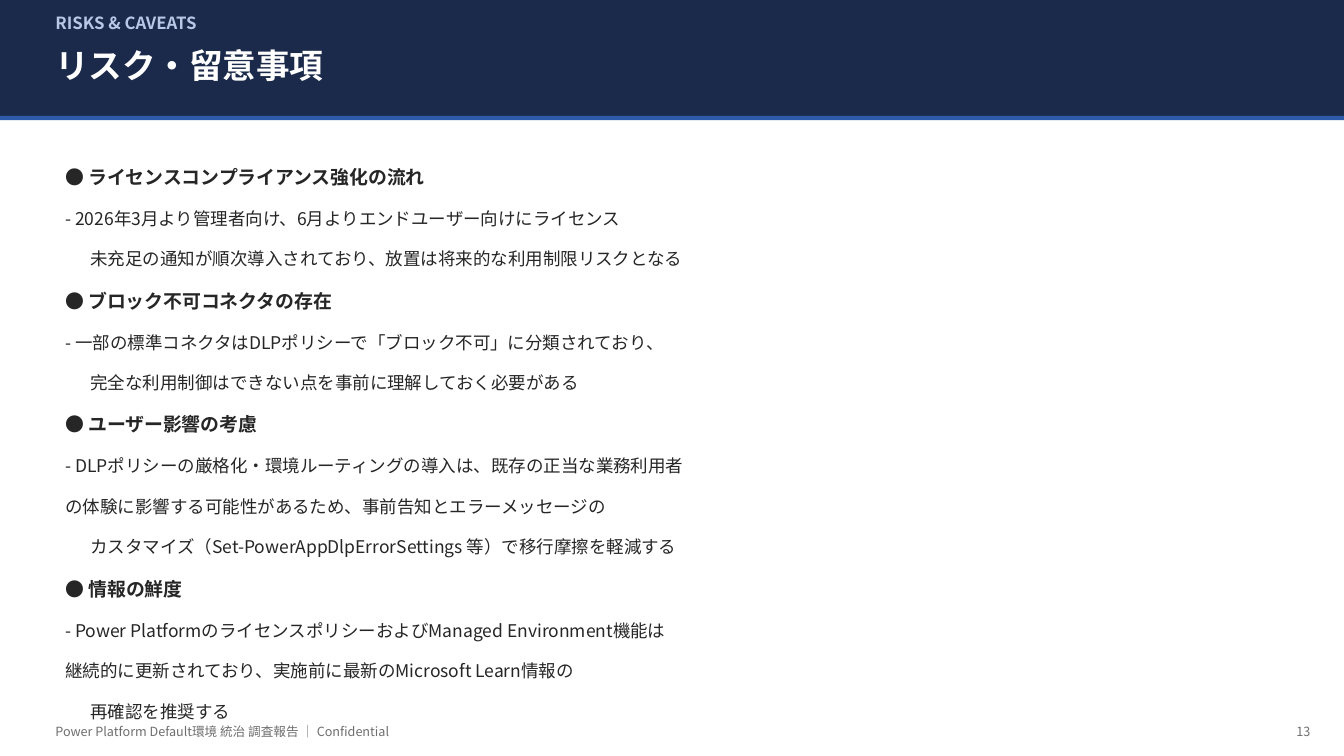
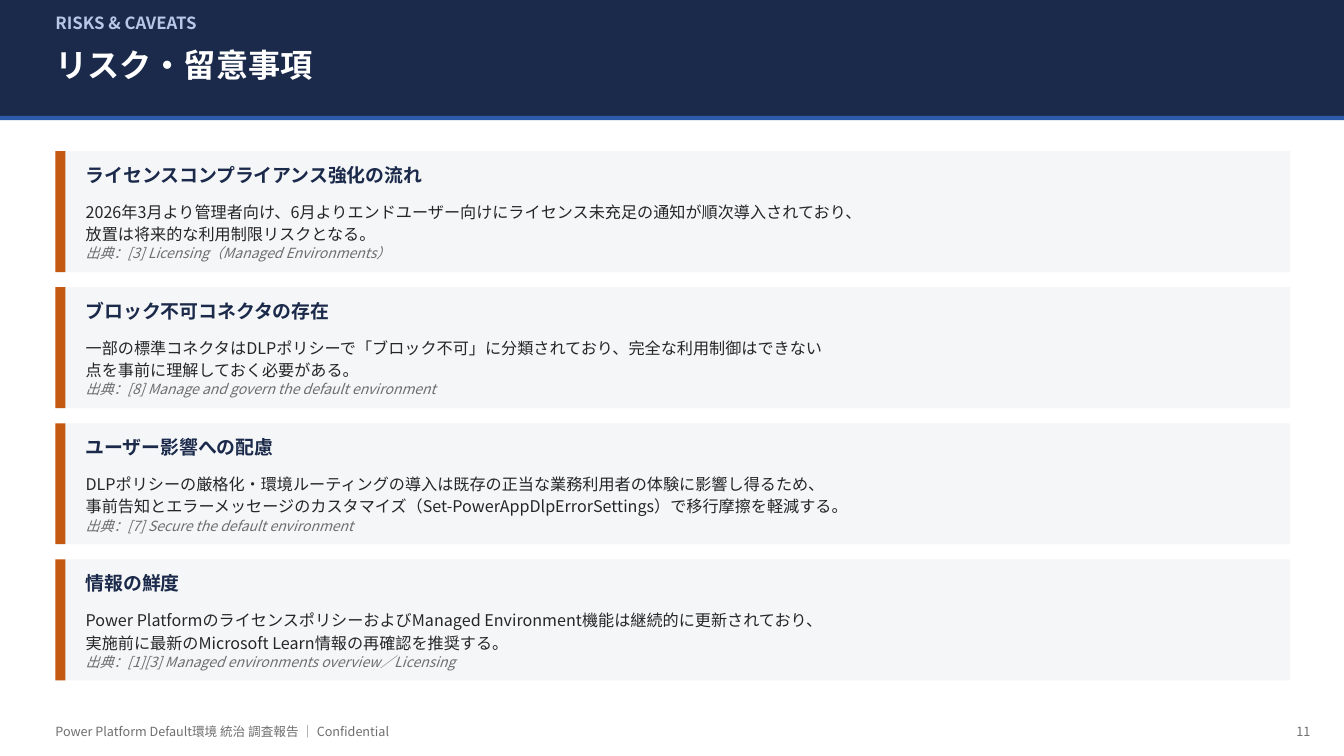
Before and after one commit to takuyanakamura881awc-beep/awc-naka881-repo, a slide deck: slide 11 of docs/PowerPlatform_DefaultEnv_Governance_Report.pptx (slide 13 before the commit). Drawn at 1344x756 pixels with LibreOffice and Linux fonts; fonts in the diff are those of the drawing. Boxes give left, top, right and bottom in pixels: in the first picture for what was removed or moved away, otherwise in the second. Text is boxed around its words. In the diff, an @@ line names an element or a change of style, - is before the commit and + after.

```diff
--- a/docs/PowerPlatform_DefaultEnv_Governance_Report.pptx
+++ b/docs/PowerPlatform_DefaultEnv_Governance_Report.pptx
@@ text "リスク・留意事項" at [55, 49, 312, 80]: size 24 to 23 pt @@
@@ rectangle added at [55, 151, 1291, 272], fill #F5F6F8 @@
@@ rectangle added at [55, 151, 66, 272], fill #C45911 @@
@@ text removed at [65, 168, 683, 720] @@
-● ライセンスコンプライアンス強化の流れ
-- 2026年3月より管理者向け、6月よりエンドユーザー向けにライセンス
-未充足の通知が順次導入されており、放置は将来的な利用制限リスクとなる
-● ブロック不可コネクタの存在
-- 一部の標準コネクタはDLPポリシーで「ブロック不可」に分類されており、
-完全な利用制御はできない点を事前に理解しておく必要がある
-● ユーザー影響の考慮
-- DLPポリシーの厳格化・環境ルーティングの導入は、既存の正当な業務利用者
-の体験に影響する可能性があるため、事前告知とエラーメッセージの
-カスタマイズ（Set-PowerAppDlpErrorSettings 等）で移行摩擦を軽減する
-● 情報の鮮度
-- Power PlatformのライセンスポリシーおよびManaged Environment機能は
-継続的に更新されており、実施前に最新のMicrosoft Learn情報の
-再確認を推奨する
@@ text added at [86, 166, 423, 184], 13.5 pt, text #1B2A4A, bold @@
+ライセンスコンプライアンス強化の流れ
@@ text added at [86, 204, 862, 242], 11.5 pt, text #262626 @@
+2026年3月より管理者向け、6月よりエンドユーザー向けにライセンス未充足の通知が順次導入されており、
+放置は将来的な利用制限リスクとなる。
@@ text added at [86, 246, 391, 262], 10 pt, text #6E6E6E, italic @@
+出典：[3] Licensing（Managed Environments）
@@ rectangle added at [55, 287, 1291, 408], fill #F5F6F8 @@
@@ rectangle added at [55, 287, 66, 408], fill #C45911 @@
@@ text added at [86, 301, 330, 320], 13.5 pt, text #1B2A4A, bold @@
+ブロック不可コネクタの存在
@@ text added at [86, 340, 822, 378], 11.5 pt, text #262626 @@
+一部の標準コネクタはDLPポリシーで「ブロック不可」に分類されており、完全な利用制御はできない
+点を事前に理解しておく必要がある。
@@ text added at [86, 382, 436, 398], 10 pt, text #6E6E6E, italic @@
+出典：[8] Manage and govern the default environment
@@ rectangle added at [55, 423, 1291, 544], fill #F5F6F8 @@
@@ rectangle added at [55, 423, 66, 544], fill #C45911 @@
@@ text added at [86, 438, 274, 456], 13.5 pt, text #1B2A4A, bold @@
+ユーザー影響への配慮
@@ text added at [86, 476, 848, 516], 11.5 pt, text #262626 @@
+DLPポリシーの厳格化・環境ルーティングの導入は既存の正当な業務利用者の体験に影響し得るため、
+事前告知とエラーメッセージのカスタマイズ（Set-PowerAppDlpErrorSettings）で移行摩擦を軽減する。
@@ text added at [86, 519, 353, 534], 10 pt, text #6E6E6E, italic @@
+出典：[7] Secure the default environment
@@ rectangle added at [55, 560, 1291, 681], fill #F5F6F8 @@
@@ rectangle added at [55, 560, 66, 681], fill #C45911 @@
@@ text added at [86, 574, 180, 592], 13.5 pt, text #1B2A4A, bold @@
+情報の鮮度
@@ text added at [86, 612, 822, 651], 11.5 pt, text #262626 @@
+Power PlatformのライセンスポリシーおよびManaged Environment機能は継続的に更新されており、
+実施前に最新のMicrosoft Learn情報の再確認を推奨する。
@@ text added at [86, 655, 455, 671], 10 pt, text #6E6E6E, italic @@
+出典：[1][3] Managed environments overview／Licensing
@@ text at [1296, 727, 1310, 736]: text changed @@
-13
+11
```
Also in this commit, not shown: 10 other slides changed, 1 slide added, 3 slides removed.
